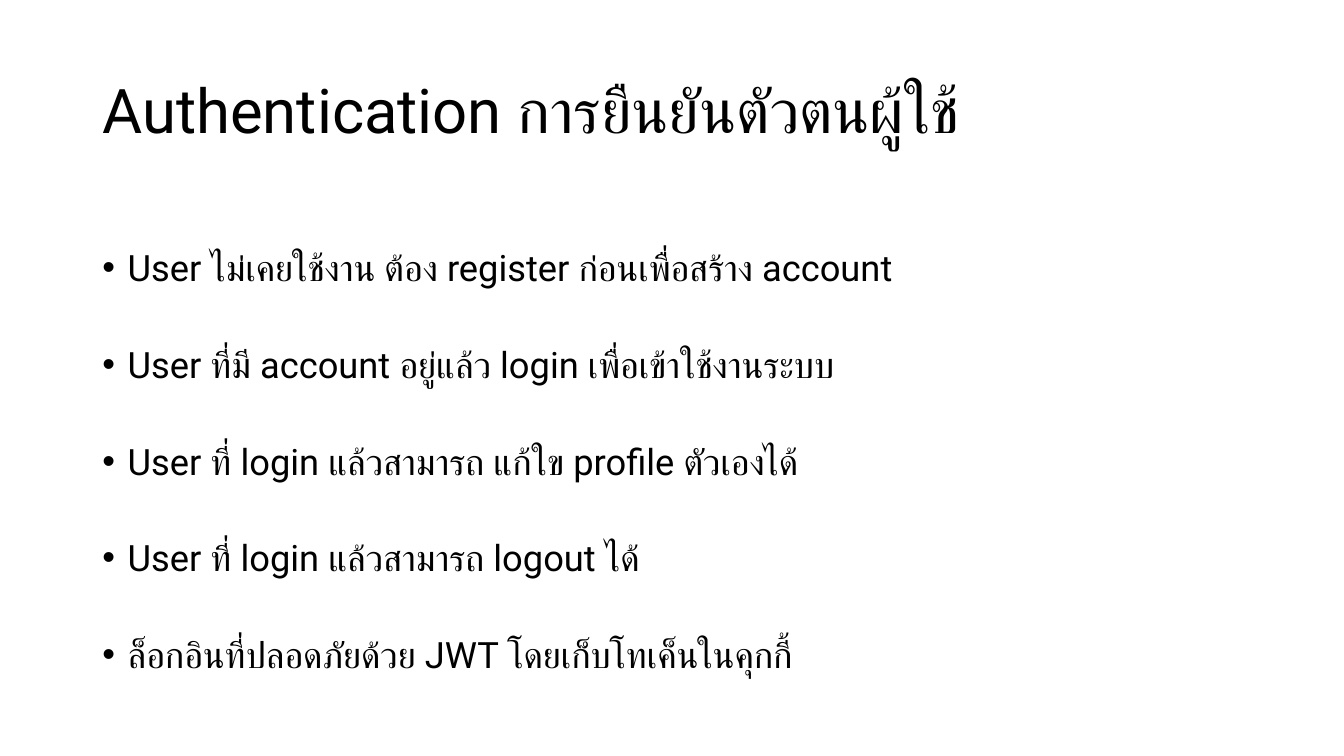
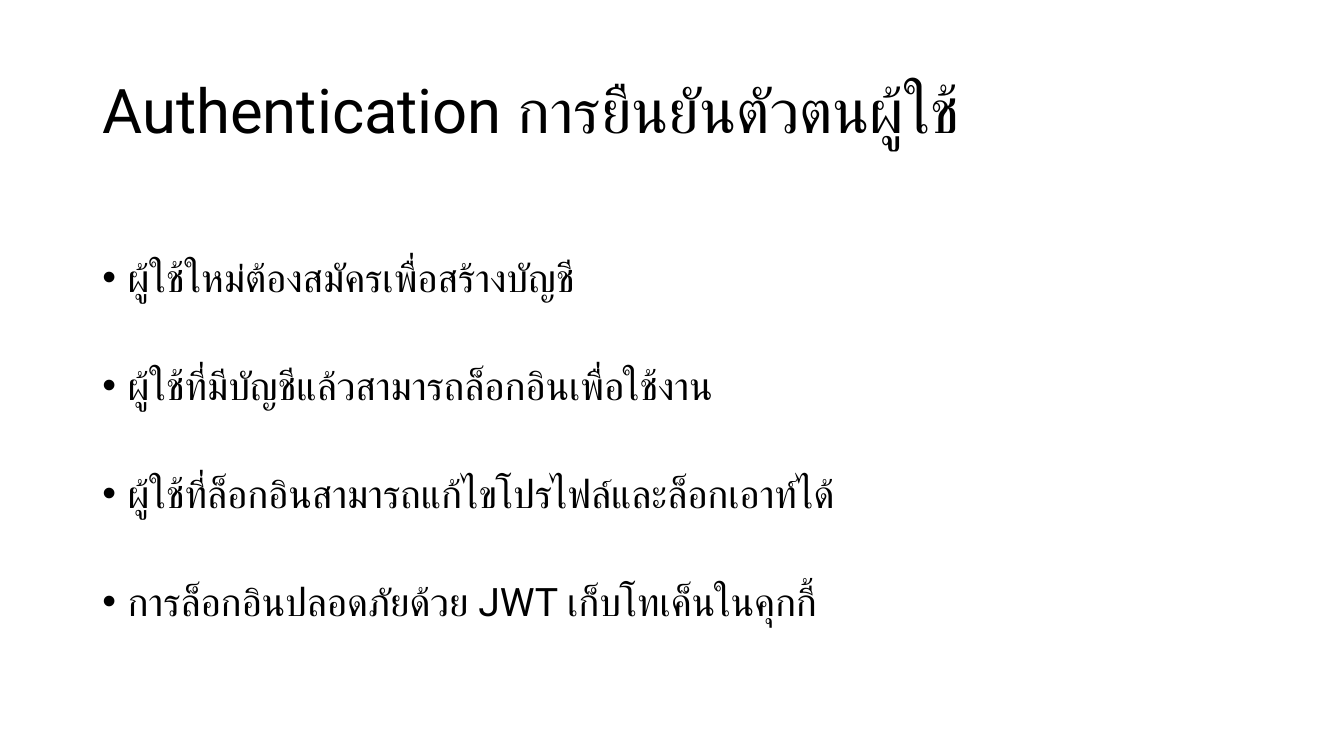
Before and after one commit to ssszZ-TH/party_fullstack_docker3, a slide deck: slide 5 of presentation/party_communication_functional_requirement.pptx. Drawn at 1344x756 pixels with LibreOffice and Linux fonts; fonts in the diff are those of the drawing. Boxes give left, top, right and bottom in pixels: in the first picture for what was removed or moved away, otherwise in the second. Text is boxed around its words. In the diff, an @@ line names an element or a change of style, - is before the commit and + after.

```diff
--- a/presentation/party_communication_functional_requirement.pptx
+++ b/presentation/party_communication_functional_requirement.pptx
@@ text at <box>128,261,835,628</box>: text changed; size 25.9 to 28 pt @@
-• User ไม่เคยใช้งาน ต้อง register ก่อนเพื่อสร้าง account
-• User ที่มี account อยู่แล้ว login เพื่อเข้าใช้งานระบบ
-• User ที่ login แล้วสามารถ แก้ใข profile ตัวเองได้
-• User ที่ login แล้วสามารถ logout ได้
-• ล็อกอินที่ปลอดภัยด้วย JWT โดยเก็บโทเค็นในคุกกี้
+• ผู้ใช้ใหม่ต้องสมัครเพื่อสร้างบัญชี
+• ผู้ใช้ที่มีบัญชีแล้วสามารถล็อกอินเพื่อใช้งาน
+• ผู้ใช้ที่ล็อกอินสามารถแก้ไขโปรไฟล์และล็อกเอาท์ได้
+• การล็อกอินปลอดภัยด้วย JWT เก็บโทเค็นในคุกกี้
```
Also in this commit, not shown: 3 other slides changed, 4 slides added, 1 slide removed, 6 other files.
